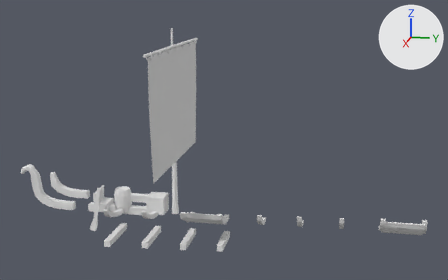
The FBX model CustomShipsUnity/Assets/Meshes/Boat_small.fbx as it was, and as the next commit left it.
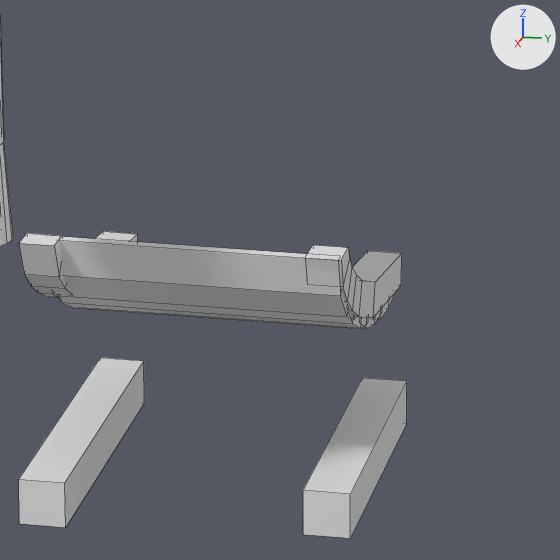
There are two pictures of each version: one whole from a 50 mm lens placed at (41.13, 11.96, 13.04), pointed at (9.91, 5.71, 5.23), one close up on the part from 40% to 56% of the width and 65% to 91% of the height. The lights are fixed; the arrows at upper right show +X, +Y and +Z. The close-ups show mesh edges as thin lines. Where no turn or scale is listed for an object, it has been applied to the vertices.

Objects in the first close-up: 'Hull_Curved_2.0m_segment_3', 'Hull_Curved_2.0m_segment_4', 'Mast_1', 'Rib_2.0m', 'Rib_2.2m', 'Rib_Curved_2.0m', 'Rib_Curved_2.2m'.
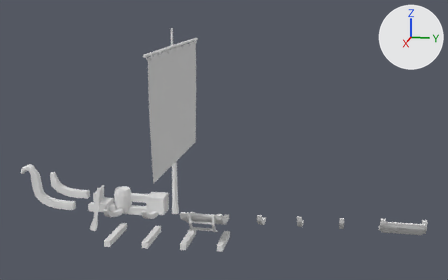
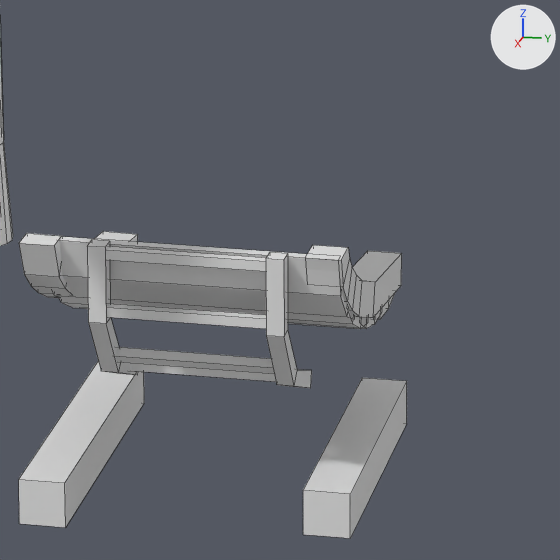
Commit message: feat: added ladder

Boxes [x1, y1, x2, y2] around the edits, measured in the close-ups (560 x 560 px):
'Ladder_1', added
    after: [87, 240, 312, 388]

What changed in the scene script:
```text
Add me_cube:
    me_cube.from_pydata(...)  # 64 vertices, 52 faces; spans x -0.669..0.21, y -0.66..0.66, z -0.678..0.55
    me_cube.materials.append(mat_boat)  # its picture is missing
Add ob_ladder_1:
    ob_ladder_1 = bpy.data.objects.new('Ladder_1', me_cube)
    ob_ladder_1.location = (12.0, 5.0, 1.3)
```
